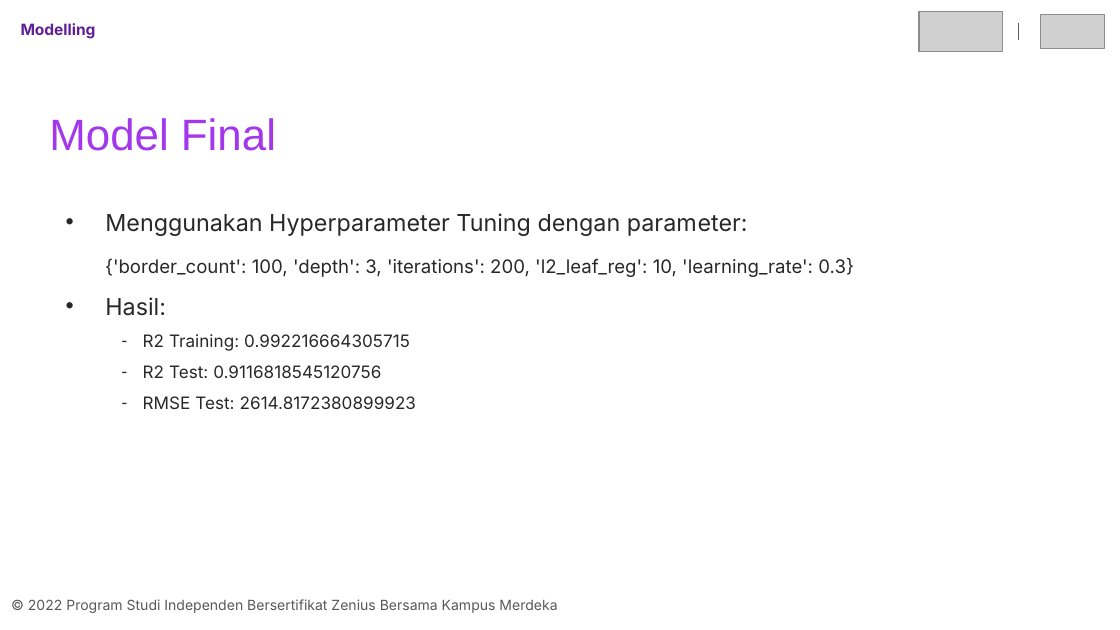
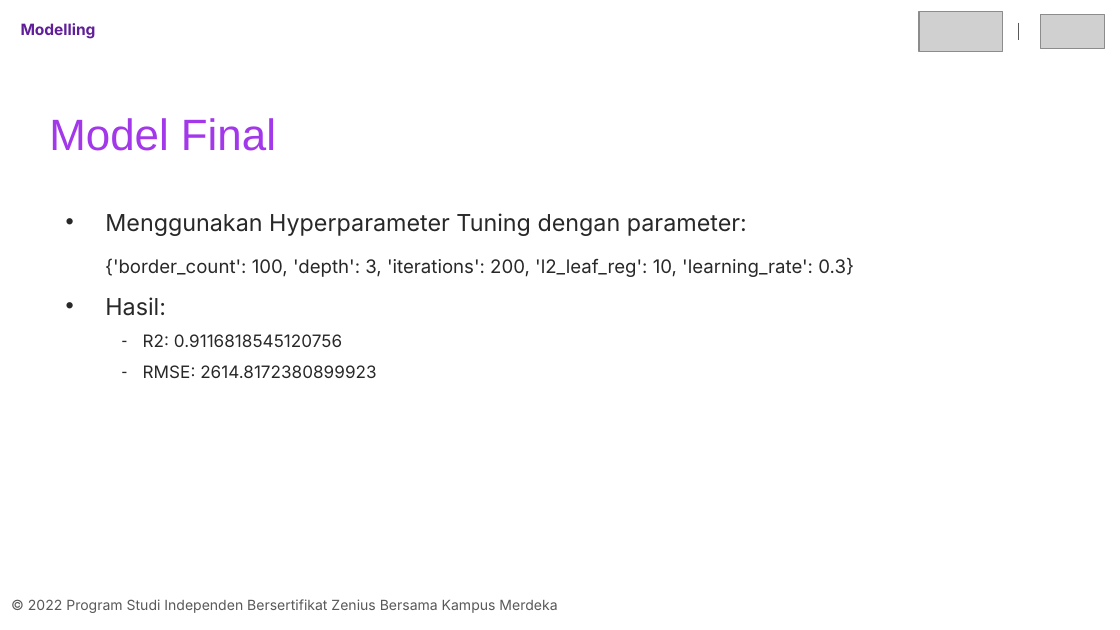
Before and after one commit to arsyfpro/Car-Price-Prediction-Machine-Learning, a slide deck: slide 45 of final_project_07_adit.pptx (slide 41 before the commit). Drawn at 1120x630 pixels with LibreOffice and Linux fonts; fonts in the diff are those of the drawing; grey boxes stand for pictures. Boxes give left, top, right and bottom in pixels: in the first picture for what was removed or moved away, otherwise in the second. Text is boxed around its words. In the diff, an @@ line names an element or a change of style, - is before the commit and + after.

```diff
--- a/final_project_07_adit.pptx
+++ b/final_project_07_adit.pptx
@@ text at bbox=[143, 334, 376, 378]: text changed @@
-  – R2 Training: 0.992216664305715
-  – R2 Test: 0.9116818545120756
-  – RMSE Test: 2614.8172380899923
+  – R2: 0.9116818545120756
+  – RMSE: 2614.8172380899923
```
Also in this commit, not shown: 26 other slides changed, 4 slides added, 1 other file.
